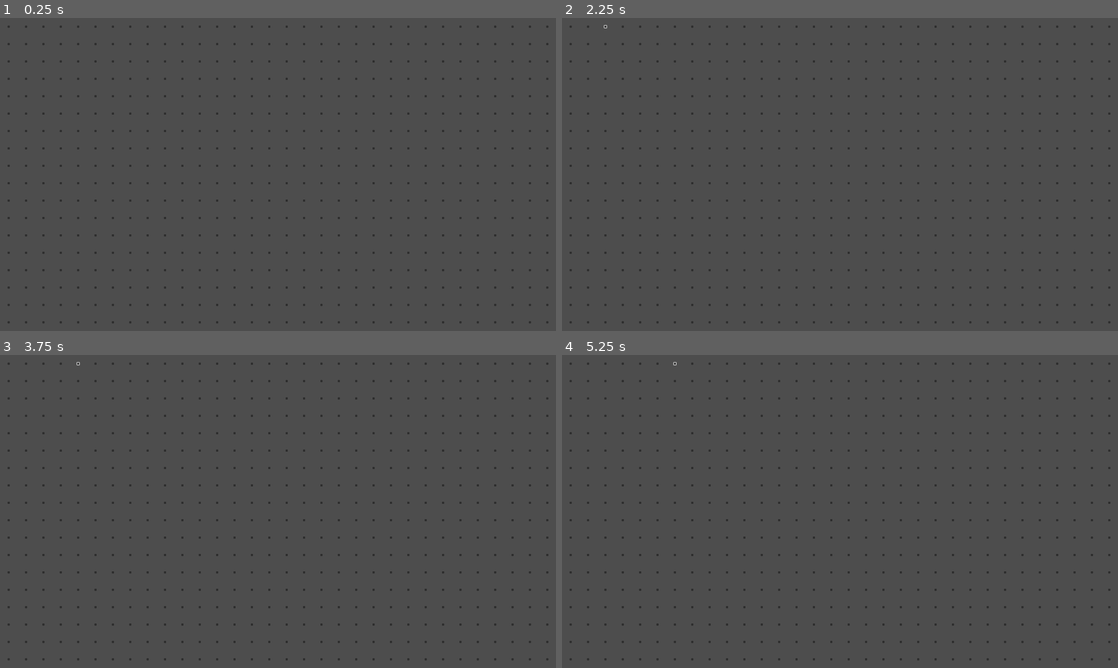
Above: before the commit, frames 1-4 (two rows, left to right).
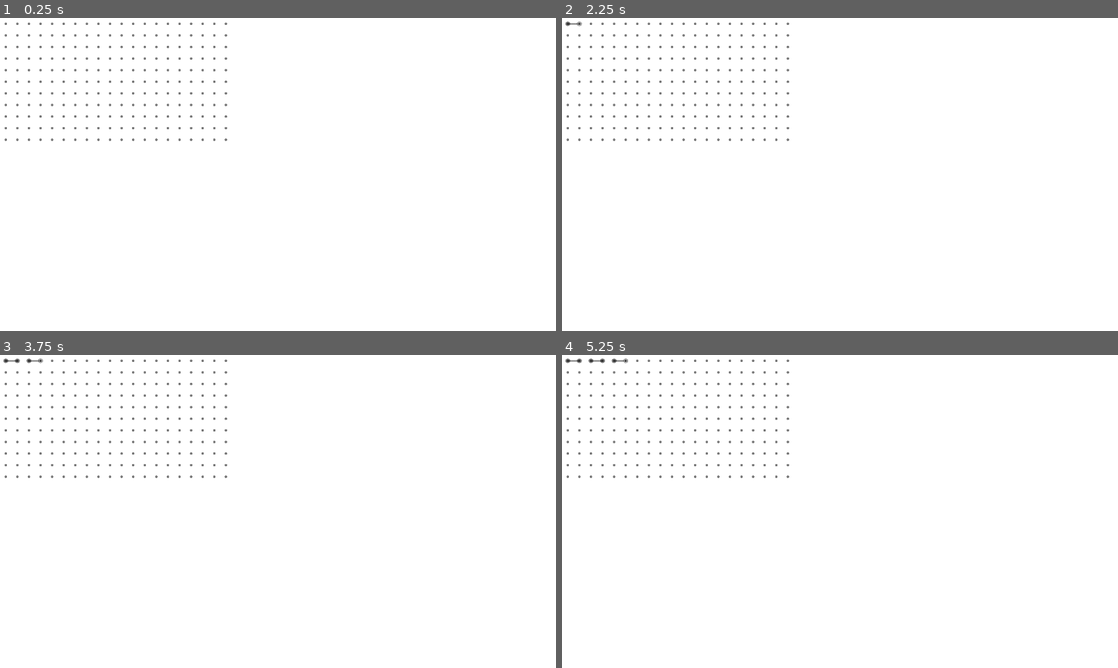
Above: after the commit, the same moments.

Repository: chkrb/code-clan
Game: Godot game, scene res://node_2d.tscn
The game is run twice, just before and just after one commit, with the same random seed, the same clock (stepped at 60 frames per second) and the same inputs.
Inputs (mouse positions are in pixels of both pictures, inside the frame that each line leads up to; where the layout moved, square brackets give the same spot in the first picture):
- Up to frame 1 (0.25 s): no input
- Up to frame 2 (2.25 s): click (573, 27) at 0.52 s; click (567, 24) [589, 27] at 1.25 s; click (578, 24) [606, 27] at 2 s
- Up to frame 3 (3.75 s): click (27, 361) [61, 364] at 2.75 s; click (38, 361) [77, 364] at 3.5 s
- Up to frame 4 (5.25 s): click (612, 361) [656, 364] at 4.25 s; click (623, 361) [673, 364] at 5 s

The runs differ from the first frame. In frame 1, 100% of the frame differs, in the area x 0-100%, y 0-100%; in frame 2, 100%; in frame 3, 100%; in frame 4, 100%.

Commit message:
add line rendering, base device class support

Diff:
--- a/node_2d.tscn
+++ b/node_2d.tscn
@@ -1,7 +1,8 @@
-[gd_scene load_steps=5 format=4 uid="uid://bnji7jx6ju21f"]
+[gd_scene load_steps=6 format=4 uid="uid://bnji7jx6ju21f"]
 
 [ext_resource type="Texture2D" uid="uid://cqa4plw03kvie" path="res://images/dotmattile.png" id="1_pwlne"]
-[ext_resource type="Script" path="res://scripts/pin_generate.gd" id="2_nfy5f"]
+[ext_resource type="Script" path="res://scripts/extends/circuit_board.gd" id="2_rc1b1"]
+[ext_resource type="Script" path="res://scripts/extends/pin_grid.gd" id="3_0u4rn"]
 
 [sub_resource type="TileSetAtlasSource" id="TileSetAtlasSource_arx3a"]
 texture = ExtResource("1_pwlne")
@@ -9,16 +10,19 @@
 0:0/0 = 0
 
 [sub_resource type="TileSet" id="TileSet_ucrfl"]
-tile_size = Vector2i(60, 60)
+tile_size = Vector2i(40, 40)
 sources/0 = SubResource("TileSetAtlasSource_arx3a")
 
 [node name="Node2D" type="Node2D"]
 
-[node name="DotMatrixMap" type="TileMapLayer" parent="."]
+[node name="GridMap" type="TileMapLayer" parent="."]
 visible = false
 tile_map_data = PackedByteArray("AAACAAcAAAAAAAAAAAAAAAAAAAAAAAAAAAABAAEAAAAAAAAAAAACAAIAAAAAAAAAAAADAAMAAAAAAAAAAAADAA …(9136 unchanged characters)…
 tile_set = SubResource("TileSet_ucrfl")
 rendering_quadrant_size = 100
+
+[node name="CircuitBoard" type="Node2D" parent="."]
+script = ExtResource("2_rc1b1")
 
 [node name="Control" type="Control" parent="."]
 layout_mode = 3
@@ -32,12 +36,4 @@
 offset_bottom = 60.0
 theme_override_constants/h_separation = 0
 theme_override_constants/v_separation = 0
-columns = 32
-script = ExtResource("2_nfy5f")
-
-[node name="SamplePinContainer" type="CenterContainer" parent="Control/PinGrid"]
-custom_minimum_size = Vector2(60, 60)
-layout_mode = 2
-
-[node name="SamplePin" type="Button" parent="Control/PinGrid/SamplePinContainer"]
-layout_mode = 2
+script = ExtResource("3_0u4rn")
--- a/pin_button.gd
+++ /dev/null
@@ -1,21 +0,0 @@
-class_name PinButton
-extends CenterContainer
-
-var coords = Vector2i(-1, -1)
-
-
-func set_coords(c: Vector2i) -> void:
-	self.coords = c
-	self.name = "PinContainer" + str(c.x) + "x" + str(c.y)
-
-
-func _ready() -> void:
-	var button := Button.new()
-	button.name = "PinButton" + str(self.coords.x) \
-						+ "x" + str(self.coords.y)
-	self.add_child(button)
-
-
-# Called every frame. 'delta' is the elapsed time since the previous frame.
-func _process(delta: float) -> void:
-	pass
--- a/project.godot
+++ b/project.godot
@@ -25,6 +25,10 @@
 window/stretch/mode="viewport"
 display_server/driver.linuxbsd="wayland"
 
+[rendering]
+
+environment/defaults/default_clear_color=Color(1, 1, 1, 1)
+
 [run]
 
 platforms/linuxbsd/prefer_wayland=true
--- /dev/null
+++ b/scripts/circuit_device.gd
@@ -0,0 +1,99 @@
+class_name CircuitDevice
+extends Node2D
+
+const SIG_LO := 0
+const SIG_HI := ~0
+const SIG_UNKNOWN := 1
+
+var config = ConfigFile.new()
+
+var description := ""
+var pin_names := []
+var pin_signals := []
+
+# r0 to r7 general-purpose registers.
+var gpr := [0, 0, 0, 0, 0, 0, 0, 0]
+
+var gnd_idx := -1
+var vcc_idx := -1
+
+
+func load_ini(path: String) -> void:
+	config.load(path)
+
+	# The first section contains the name of the device.
+	name = config.get_sections()[0]
+
+	description = config.get_value(name, "description", "")
+
+	while true:
+		var pname = config.get_value(
+			name + ".pins",
+			"p" + str(len(pin_names) + 1),
+		)
+		if pname == null:
+			break
+		if pname == "VCC":
+			vcc_idx = len(pin_names)
+		if pname == "GND":
+			gnd_idx = len(pin_names)
+		pin_names.append(pname)
+		pin_signals.append(SIG_UNKNOWN)
+
+	# Number of pins must be even.
+	assert(len(pin_names) % 2 == 0)
+
+
+func _working() -> bool:
+	return pin_signals[gnd_idx] == SIG_LO and pin_signals[vcc_idx] == SIG_HI
+
+
+func process_inputs() -> void:
+	if not _working():
+		return
+	for key in config.get_section_keys(name + ".logic"):
+		var value = config.get_value(name + ".logic", key)
+
+		var out_arr: Array
+		var out_idx: int
+
+		if key.begins_with("p"):  # pins
+			out_arr = pin_signals
+			out_idx = key.trim_prefix("p").to_int() - 1
+		elif key.begins_with("r"):  # registers
+			out_arr = gpr
+			out_idx = key.trim_prefix("r").to_int()
+
+		var value_args = value.split(" ", false)
+		var operator := ""
+		var operands := []
+
+		for arg in value_args:
+			if arg.begins_with("p"):  # pins
+				operands.append(pin_signals[arg.trim_prefix("p").to_int() - 1])
+			elif arg.begins_with("r"):  # registers
+				operands.append(gpr[arg.trim_prefix("r").to_int()])
+			elif not operator:
+				operator = arg
+
+		if operator == "~":
+			out_arr[out_idx] = ~operands[0]
+		elif operator == "&":
+			out_arr[out_idx] = operands[0] & operands[1]
+		elif operator == "|":
+			out_arr[out_idx] = operands[0] | operands[1]
+		elif operator == "^":
+			out_arr[out_idx] = operands[0] ^ operands[1]
+		elif operator == "~&":
+			out_arr[out_idx] = ~(operands[0] & operands[1])
+		elif operator == "~|":
+			out_arr[out_idx] = ~(operands[0] | operands[1])
+		elif operator == "~^":
+			out_arr[out_idx] = ~(operands[0] ^ operands[1])
+
+func _ready() -> void:
+	pass # Replace with function body.
+
+
+func _process(delta: float) -> void:
+	pass
--- /dev/null
+++ b/scripts/extends/circuit_board.gd
@@ -0,0 +1,65 @@
+extends Node2D
+
+const SIG_LO = 0
+const SIG_HI = ~0
+const SIG_UNKNOWN = 1
+
+# Temporary line shown when a pin is selected.
+# This helps is showing how the wires will be connected.
+@onready var temp_conn := Line2D.new()
+@onready var temp_conn_owner_coords := Vector2i(-1, -1)
+
+var conns: Array[WireConn] = []
+
+
+func join(p1: Vector2i, p2: Vector2i) -> void:
+	if p1 == p2:
+		return
+	var conn := WireConn.new()
+	conn.p1 = p1
+	conn.p2 = p2
+	add_child(conn)
+	conns.append(conn)
+
+
+func _ready() -> void:
+	temp_conn.name = "TempConn"
+	temp_conn.default_color = Color(0, 0, 0, 0.25)
+	temp_conn.width = 5
+	temp_conn.visible = false
+	temp_conn.begin_cap_mode = Line2D.LINE_CAP_ROUND
+	temp_conn.end_cap_mode = Line2D.LINE_CAP_ROUND
+	add_child(temp_conn)
+
+	# temp: create an simple device
+	var idk := CircuitDevice.new()
+	idk.load_ini("res://integrations/7404.ini")
+	add_child(idk)
+
+	# vcc gnd
+	idk.pin_signals[6] = SIG_LO
+	idk.pin_signals[13] = SIG_HI
+
+	idk.pin_signals[0] = SIG_LO
+	print(idk.pin_signals[0])
+	print(idk.pin_signals[1])
+
+	idk.process_inputs()
+
+	print(idk.pin_signals[0])
+	print(idk.pin_signals[1])
+
+
+func _process(delta: float) -> void:
+	if temp_conn.visible:
+		var mouse_pos := get_global_mouse_position()
+		temp_conn.remove_point(1)
+		temp_conn.add_point(mouse_pos, 1)
+
+	## devices (ICs, LEDs, etc.) will accept inputs
+	## devices (ICs, LEDs, etc.) will process
+	## clear all wire signals
+	for conn in conns:
+		conn.sig = SIG_UNKNOWN
+
+	## load device output to wires and propogate them
--- /dev/null
+++ b/scripts/extends/pin_grid.gd
@@ -0,0 +1,18 @@
+extends GridContainer
+
+# Apparent screen size: 1920x1080
+# Pin cell size: Extracted from GridMap's TileSet
+@onready var screen_size := DisplayServer.screen_get_size()
+@onready var pin_cell_size: Vector2i = $"/root/Node2D/GridMap".tile_set.tile_size
+@onready var pin_dims := screen_size / pin_cell_size
+
+
+func _ready() -> void:
+	columns = pin_dims.x
+	# Initialize PinButton(s) in column-major format.
+	for y in range(pin_dims.y):
+		for x in range(pin_dims.x):
+			var pin_button := PinButton.new()
+			pin_button.set_coords(Vector2i(x, y))
+			pin_button.custom_minimum_size = pin_cell_size
+			add_child(pin_button)
--- /dev/null
+++ b/scripts/pin_button.gd
@@ -0,0 +1,35 @@
+class_name PinButton
+extends CenterContainer
+
+var coords = Vector2i(-1, -1)
+
+
+func set_coords(c: Vector2i) -> void:
+	self.coords = c
+	self.name = "PinContainer" + str(c.x) + "x" + str(c.y)
+
+
+func _ready() -> void:
+	var button := Button.new()
+	button.name = "PinButton" + str(self.coords.x) \
+						+ "x" + str(self.coords.y)
+	button.pressed.connect(_button_pressed)
+	add_child(button)
+
+
+func _button_pressed():
+	var wire_lines_node := $"/root/Node2D/CircuitBoard"
+	var pin_grid_node := $"/root/Node2D/Control/PinGrid"
+	# Toggle visibility.
+	if not wire_lines_node.temp_conn.visible:
+		wire_lines_node.temp_conn_owner_coords = coords
+		wire_lines_node.temp_conn.clear_points()
+		wire_lines_node.temp_conn.add_point(
+			coords
+			* pin_grid_node.pin_cell_size
+			+ pin_grid_node.pin_cell_size / 2
+		)
+		wire_lines_node.temp_conn.visible = true
+	else:
+		wire_lines_node.join(wire_lines_node.temp_conn_owner_coords, coords)
+		wire_lines_node.temp_conn.visible = false
--- a/scripts/pin_generate.gd
+++ /dev/null
@@ -1,15 +0,0 @@
-extends GridContainer
-
-# Apparent screen size: 1920x1080
-# Size of each container: 60x60 (GCD of 1920, 1080)
-# Therefore, number of pins: 32x18
-var pin_dims := Vector2i(32, 18)
-var pin_widgets := []
-
-func _ready() -> void:
-	for y in range(pin_dims.y):
-		for x in range(pin_dims.x):
-			var pin_button := PinButton.new()
-			pin_button.set_coords(Vector2i(x, y))
-			pin_button.custom_minimum_size = Vector2i(60, 60)
-			add_child(pin_button)
--- /dev/null
+++ b/scripts/wire_conn.gd
@@ -0,0 +1,51 @@
+class_name WireConn
+extends Node2D
+
+const SIG_LO := 0
+const SIG_HI := ~0
+const SIG_UNKNOWN := 1
+
+# The two pin locations of connection endpoints.
+var p1 = Vector2i(-1, -1)
+var p2 = Vector2i(-1, -1)
+
+var line = Line2D.new()
+var epoint1 = Line2D.new()
+var epoint2 = Line2D.new()
+
+# The current logic level held by the wire.
+@onready var sig: int = $"/root/Node2D/CircuitBoard".SIG_UNKNOWN
+
+
+func _ready() -> void:
+	var pin_grid_node := $"/root/Node2D/Control/PinGrid"
+	var p1_global = p1 * pin_grid_node.pin_cell_size + pin_grid_node.pin_cell_size / 2
+	var p2_global = p2 * pin_grid_node.pin_cell_size + pin_grid_node.pin_cell_size / 2
+	# Connecting line.
+	line.default_color = Color(0, 0, 0, 0.5)
+	line.width = 5
+	line.begin_cap_mode = Line2D.LINE_CAP_ROUND
+	line.end_cap_mode = Line2D.LINE_CAP_ROUND
+	line.add_point(p1_global)
+	line.add_point(p2_global)
+	add_child(line)
+	# Connection endpoint 1.
+	epoint1.default_color = Color(0, 0, 0, 0.5)
+	epoint1.width = 15
+	epoint1.begin_cap_mode = Line2D.LINE_CAP_ROUND
+	epoint1.end_cap_mode = Line2D.LINE_CAP_ROUND
+	epoint1.add_point(p1_global - Vector2i(1, 0))
+	epoint1.add_point(p1_global + Vector2i(1, 0))
+	add_child(epoint1)
+	# Connection endpoint 2.
+	epoint2.default_color = Color(0, 0, 0, 0.5)
+	epoint2.width = 15
+	epoint2.begin_cap_mode = Line2D.LINE_CAP_ROUND
+	epoint2.end_cap_mode = Line2D.LINE_CAP_ROUND
+	epoint2.add_point(p2_global - Vector2i(1, 0))
+	epoint2.add_point(p2_global + Vector2i(1, 0))
+	add_child(epoint2)
+
+
+func _process(delta: float) -> void:
+	pass
Not shown, added: integrations/7404.ini
Not shown, added: integrations/LED.ini
